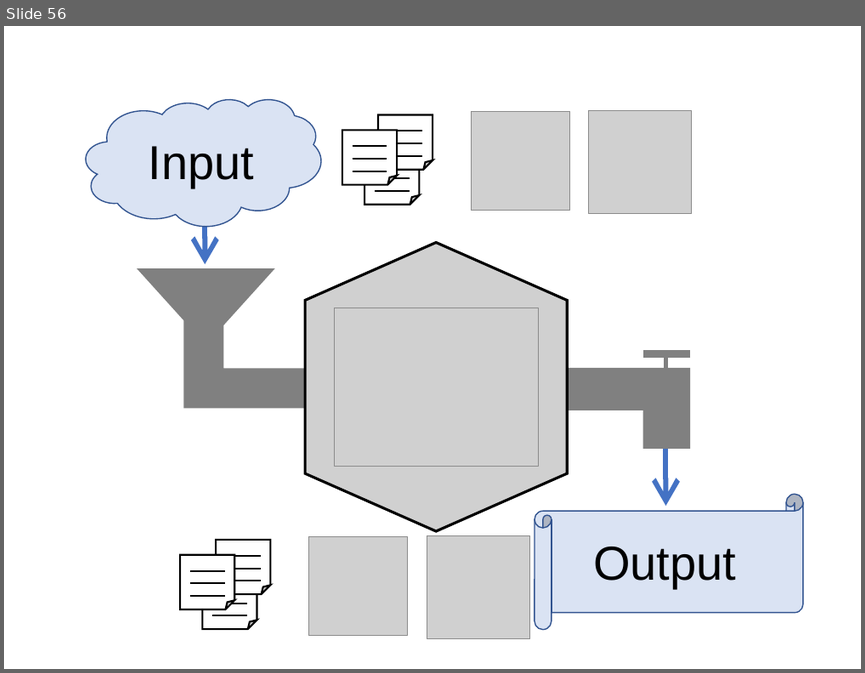
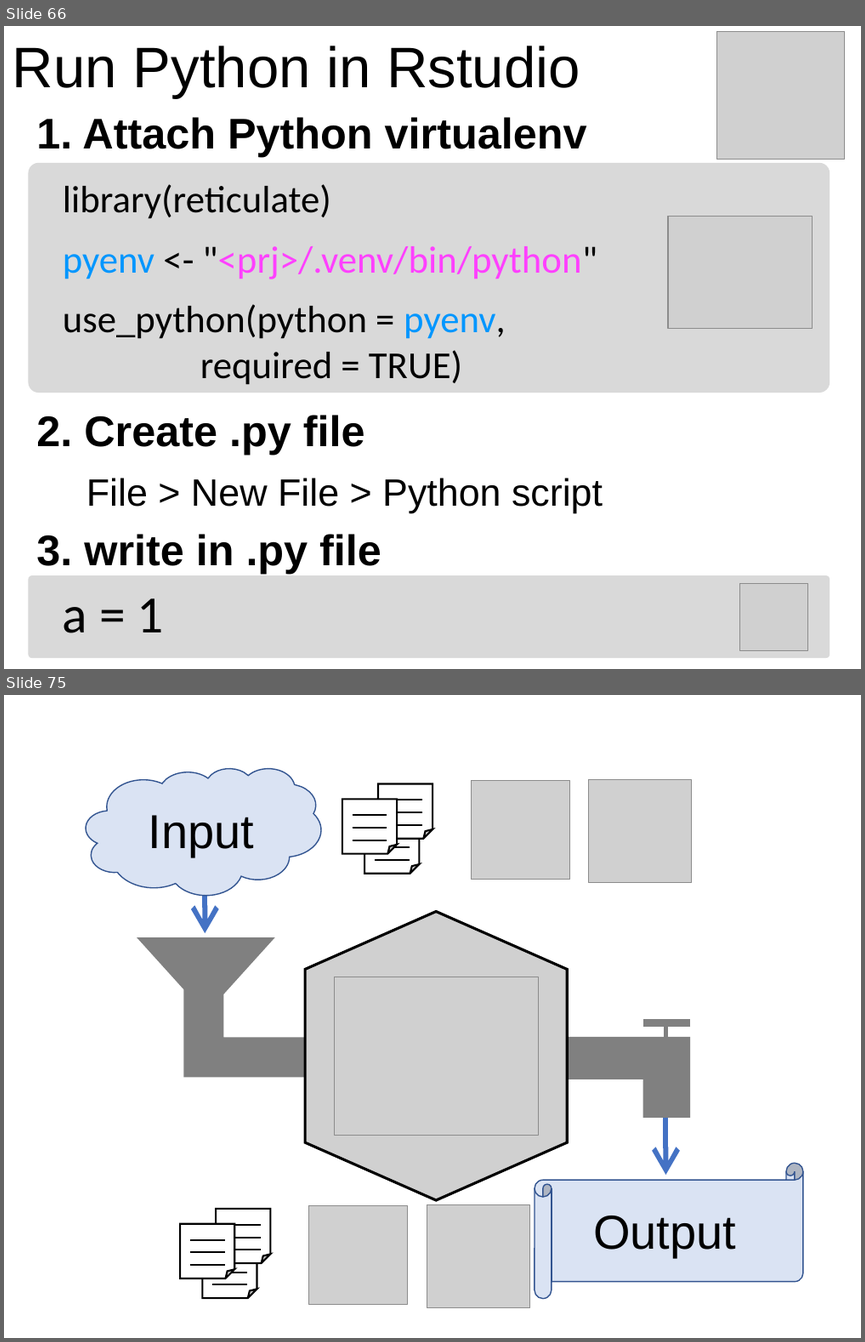
Before and after one commit to Kilometer0101/TokyoR80, a slide deck: プレゼンテーション2.pptx. Shown one above the other, each under a label of ours: slide 56 before the commit, slides 66 and 75 after it; the slides between them are not shown. The pictures are 865x673 and 865x1342 pixels, drawn with LibreOffice and Linux fonts; fonts in the diff are those of the drawing; grey boxes stand for pictures. Boxes give left, top, right and bottom in pixels: in the first picture for what was removed or moved away, otherwise in the second. Text is boxed around its words. In the diff, an @@ line names an element or a change of style, - is before the commit and + after.

```diff
--- a/プレゼンテーション2.pptx
+++ b/プレゼンテーション2.pptx
@@ slide 66 added at [4, 26, 861, 669], background #FFFFFF @@
@@ text added at [12, 46, 580, 97], 48 pt, text #000000 @@
+Run Python in Rstudio
@@ picture added at [717, 31, 845, 159] @@
@@ text added at [36, 117, 587, 157], 36 pt, text #000000, bold @@
+1. Attach Python virtualenv
@@ rounded rectangle added at [28, 163, 829, 392], fill #D9D9D9 @@
@@ text added at [63, 184, 598, 385], 32 pt, text #000000 @@
+library(reticulate)
+pyenv <- "<prj>/.venv/bin/python"
+use_python(python = pyenv,
+required = TRUE)
@@ picture added at [668, 216, 813, 329] @@
@@ text added at [36, 414, 365, 454], 36 pt, text #000000, bold @@
+2. Create .py file
@@ text added at [86, 477, 602, 513], 32 pt, text #000000 @@
+File > New File > Python script
@@ text added at [36, 533, 381, 573], 36 pt, text #000000, bold @@
+3. write in .py file
@@ rounded rectangle added at [28, 575, 829, 658], fill #D9D9D9 @@
@@ picture added at [740, 583, 808, 651] @@
@@ text added at [63, 598, 164, 633], 44 pt, text #000000 @@
+a = 1
@@ what was slide 56 is now slide 75 @@
```
Also in this commit, not shown: 5 slides changed, 20 other slides added, 2 slides removed, 1 other file.
